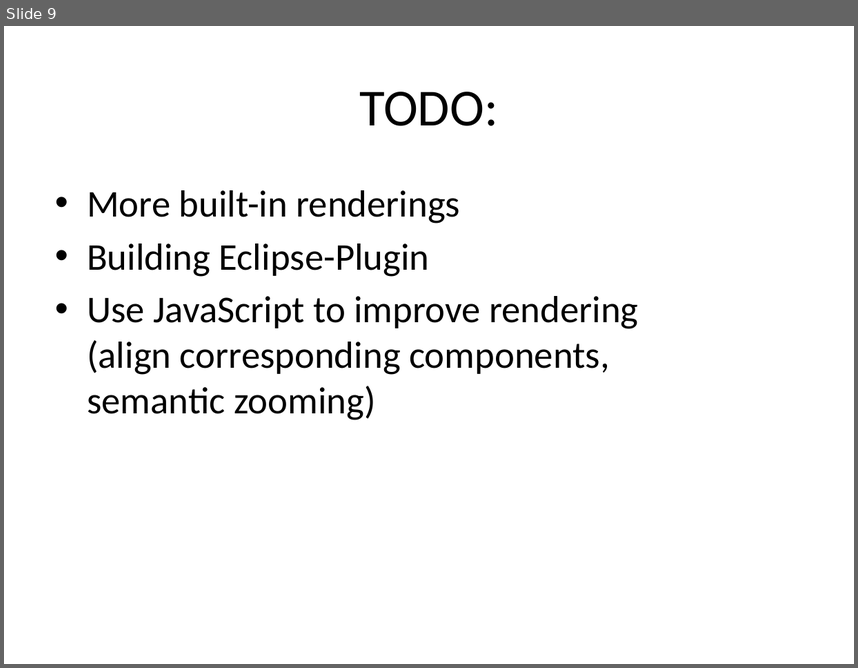
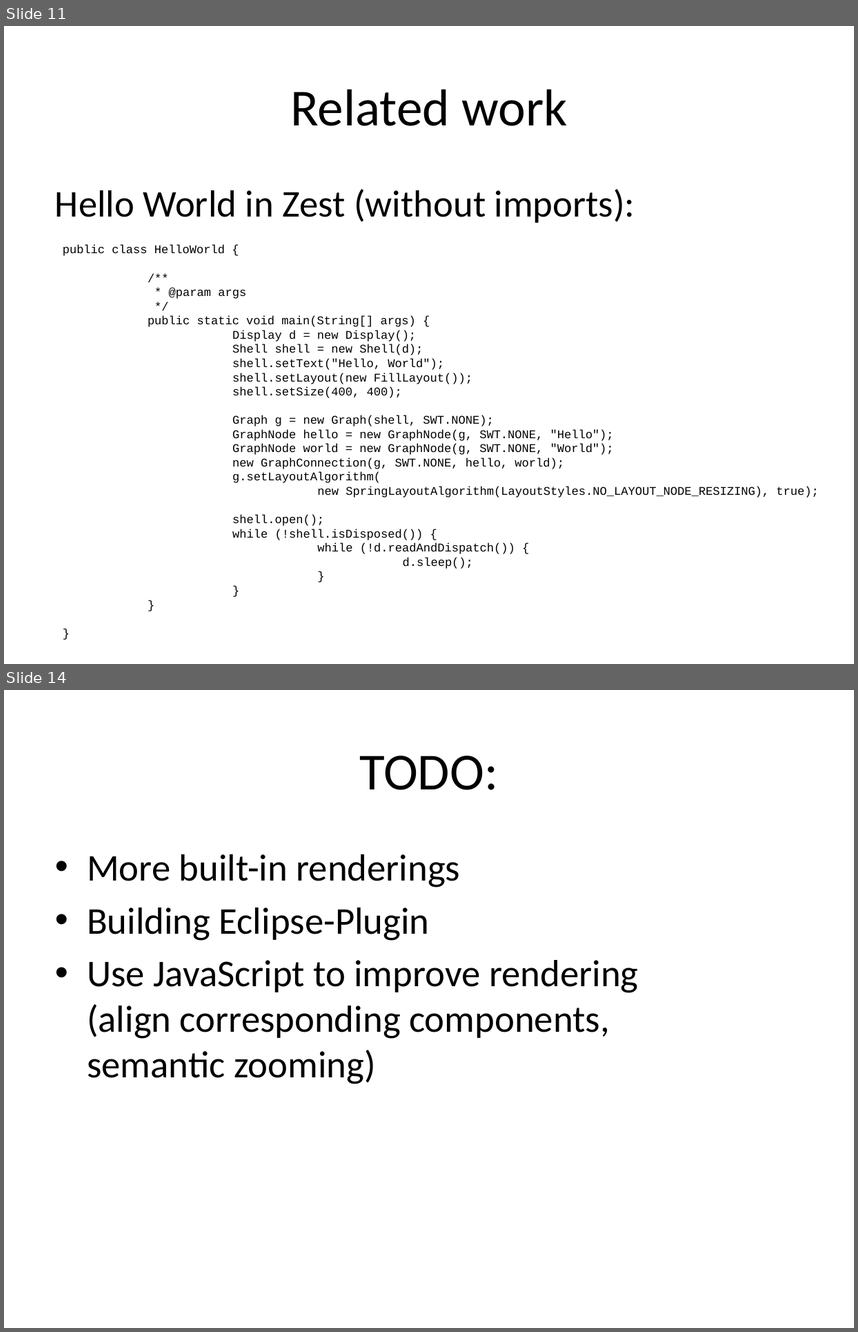
Before and after one commit to CedricReichenbach/DoodleDebug, a slide deck: presentations/Demo DoodleDebug Jan-2011.pptx. Shown one above the other, each under a label of ours: slide 9 before the commit, slides 11 and 14 after it; the slides between them are not shown. The pictures are 858x668 and 858x1332 pixels, drawn with LibreOffice and Linux fonts; fonts in the diff are those of the drawing. Boxes give left, top, right and bottom in pixels: in the first picture for what was removed or moved away, otherwise in the second. Text is boxed around its words. In the diff, an @@ line names an element or a change of style, - is before the commit and + after.

```diff
--- a/presentations/Demo DoodleDebug Jan-2011.pptx
+++ b/presentations/Demo DoodleDebug Jan-2011.pptx
@@ slide 11 added at (4,26,854,664), background #FFFFFF @@
@@ title added at (290,89,567,126), 44 pt, text #000000 @@
+Related work
@@ text added at (55,189,635,223), 32 pt, text #000000 @@
+Hello World in Zest (without imports):
@@ text added at (63,245,818,568), 10 pt, text #000000 @@
+public class HelloWorld {
+/**
+* @param args
+*/
+public static void main(String[] args) {
+Display d = new Display();
+Shell shell = new Shell(d);
+shell.setText("Hello, World");
+shell.setLayout(new FillLayout());
+shell.setSize(400, 400);
+Graph g = new Graph(shell, SWT.NONE);
+GraphNode hello = new GraphNode(g, SWT.NONE, "Hello");
+GraphNode world = new GraphNode(g, SWT.NONE, "World");
+new GraphConnection(g, SWT.NONE, hello, world);
+g.setLayoutAlgorithm(
+new SpringLayoutAlgorithm(LayoutStyles.NO_LAYOUT_NODE_RESIZING), true);
+shell.open();
+while (!shell.isDisposed()) {
+while (!d.readAndDispatch()) {
+d.sleep();
+}
+}
+}
+}
@@ what was slide 9 is now slide 14 @@
```
Also in this commit, not shown: 1 slide changed, 6 other slides added, 2 slides removed, 4 other files.
